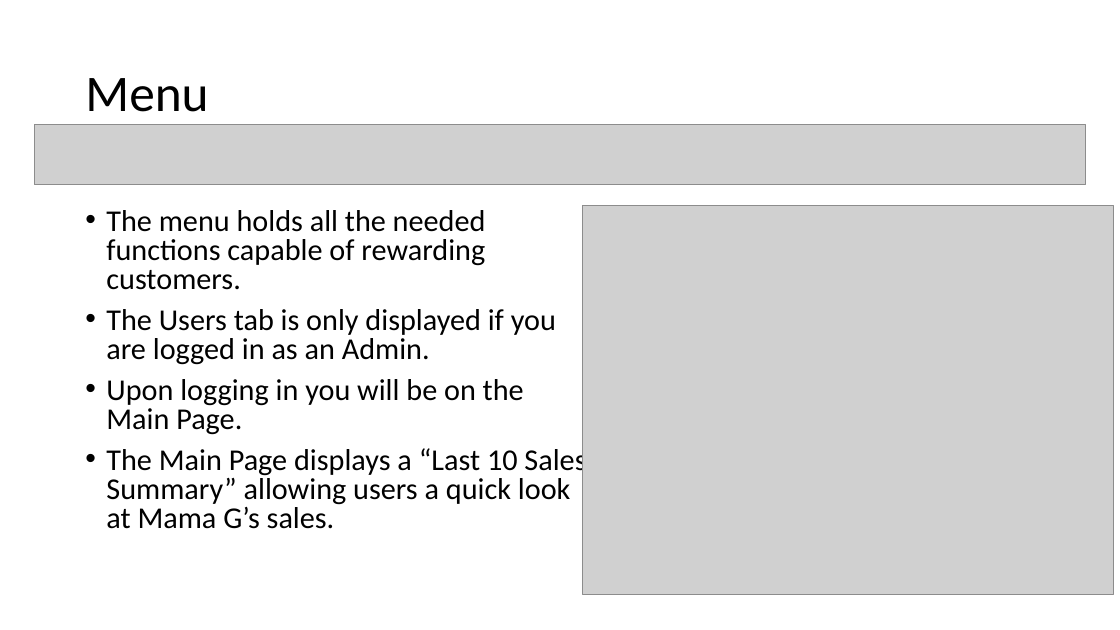
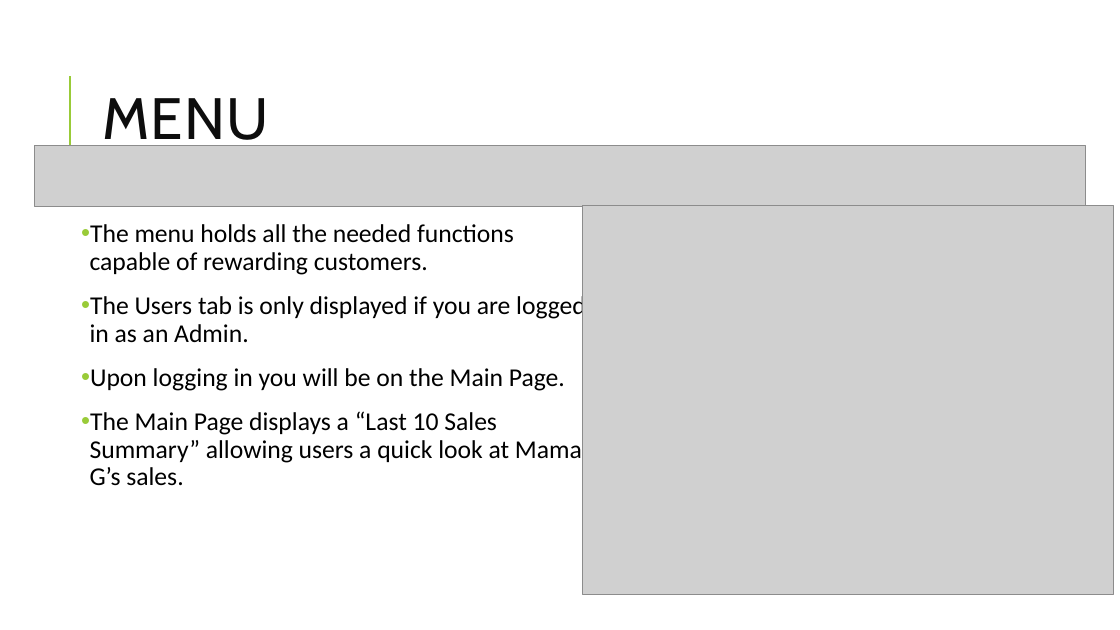
Before and after one commit to nwautomator/CSc6370, a slide deck: slide 5 of documents/MamaG_Presentation.pptx. Drawn at 1120x630 pixels with LibreOffice and Linux fonts; fonts in the diff are those of the drawing; grey boxes stand for pictures. Boxes give left, top, right and bottom in pixels: in the first picture for what was removed or moved away, otherwise in the second. Text is boxed around its words. In the diff, an @@ line names an element or a change of style, - is before the commit and + after.

```diff
--- a/documents/MamaG_Presentation.pptx
+++ b/documents/MamaG_Presentation.pptx
@@ line added from (70, 160) to (70, 76), #99CB38 1.5 pt @@
@@ title at box(102, 98, 268, 152): text changed; size 44 to 50 pt; font Calibri to Cabin; text colour #000000 to #0D0D0D @@
-Menu
+MENU
@@ picture: place and size @@
-picture at box(34, 124, 1086, 185)
+picture at box(34, 145, 1086, 206)
@@ text "The menu holds all the ...": place and size @@
-text "The menu holds all the ..." at box(106, 210, 586, 529)
+text "The menu holds all the ..." at box(90, 224, 586, 486)
@@ text "The menu holds all the ..." at box(90, 224, 586, 486): size 25.9 to 22 pt; indent changed; line spacing 0.8 to 0.9; more space between paragraphs @@
```
Also in this commit, not shown: 21 other slides changed, 2 slides added, 2 slides removed, 2 other files.
